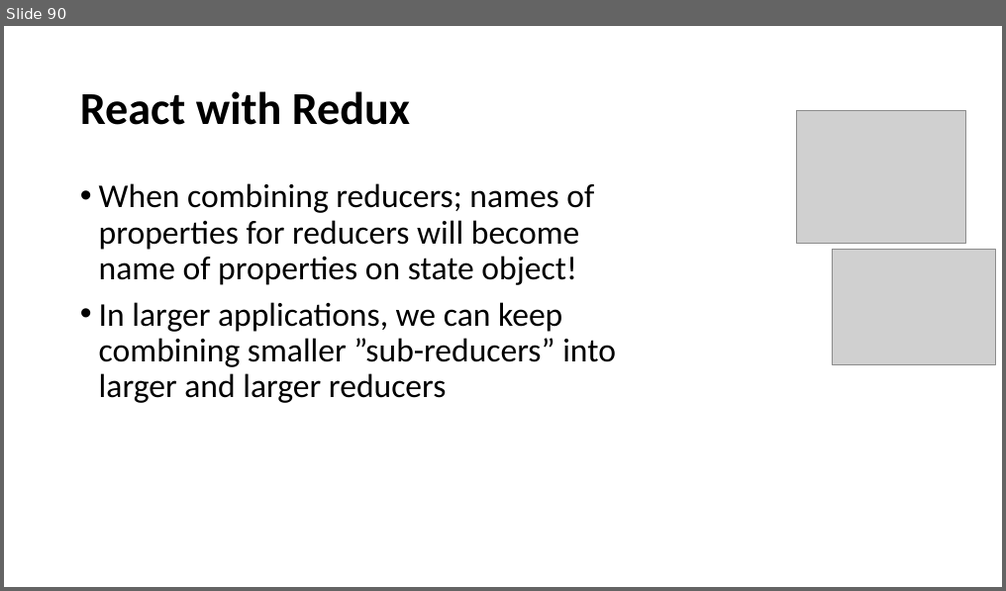
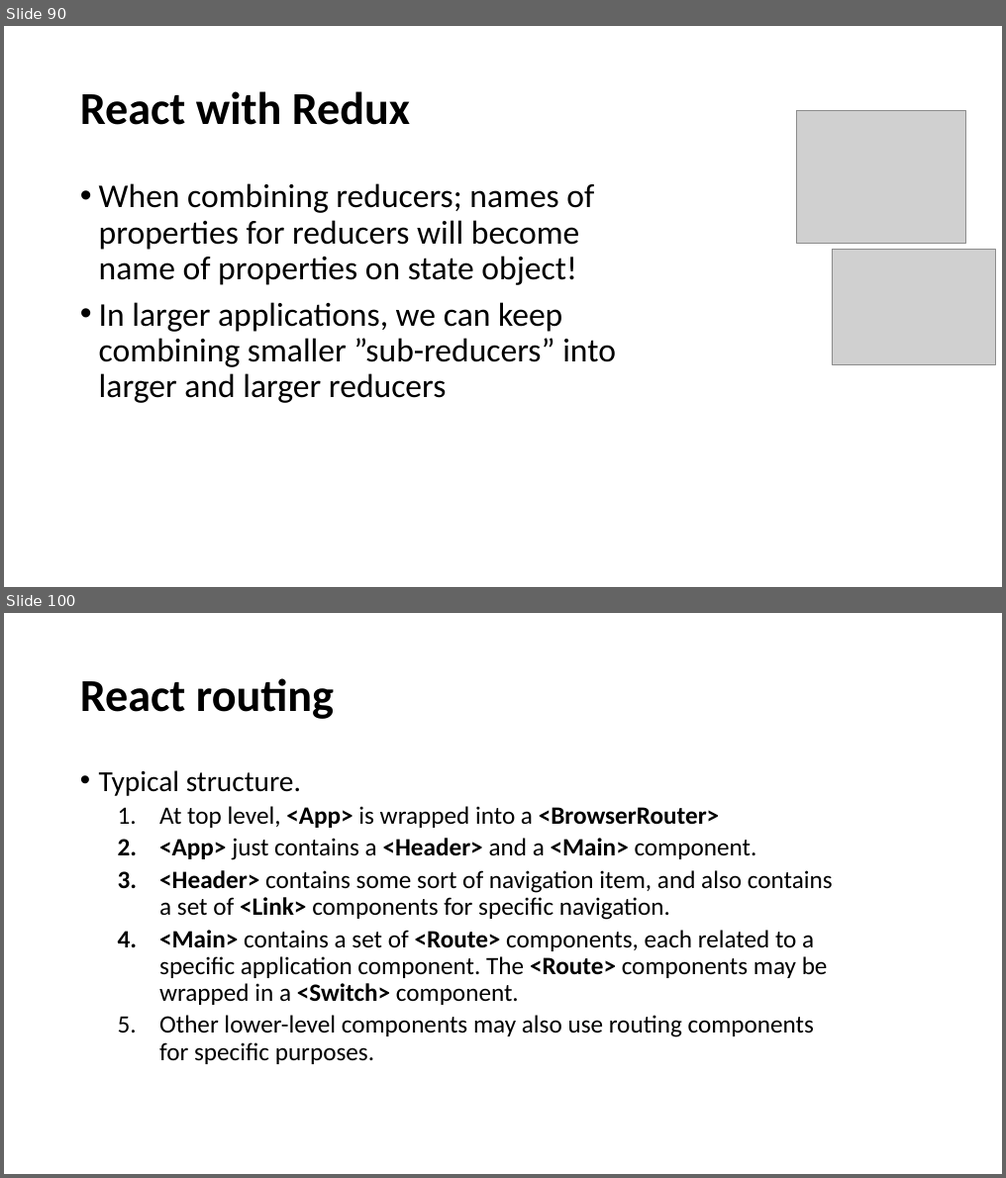
Before and after one commit to perl-easj/WebProg, a slide deck: 50_React/React.pptx. Shown one above the other, each under a label of ours: slide 90 before the commit, slides 90 and 100 after it; the slides between them are not shown. The pictures are 1006x591 and 1006x1178 pixels, drawn with LibreOffice and Linux fonts; fonts in the diff are those of the drawing; grey boxes stand for pictures. Boxes give left, top, right and bottom in pixels: in the first picture for what was removed or moved away, otherwise in the second. Text is boxed around its words. In the diff, an @@ line names an element or a change of style, - is before the commit and + after.

```diff
--- a/50_React/React.pptx
+++ b/50_React/React.pptx
@@ slide 100 added at (4,613,1002,1174), background #FFFFFF @@
@@ title added at (80,678,334,719), 44 pt, text #000000, bold @@
+React routing
@@ text added at (99,770,833,1064), 24 pt, text #000000 @@
+• Typical structure.
+  1. At top level, <App> is wrapped into a <BrowserRouter>
+  2. <App> just contains a <Header> and a <Main> component.
+  3. <Header> contains some sort of navigation item, and also contains a set of <Link> components for specific navigation.
+  4. <Main> contains a set of <Route> components, each related to a specific application component. The <Route> components may be wrapped in a <Switch> component.
+  5. Other lower-level components may also use routing components for specific purposes.
```
Also in this commit, not shown: 10 other slides added.
